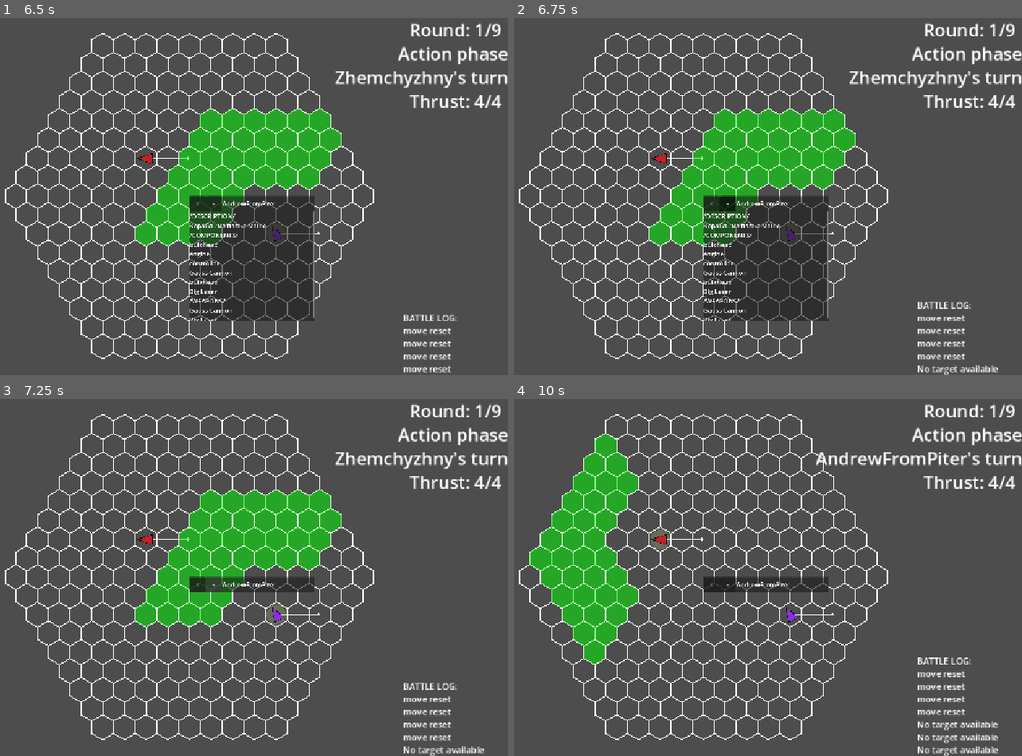
Above: before the commit, frames 1-4 (two rows, left to right).
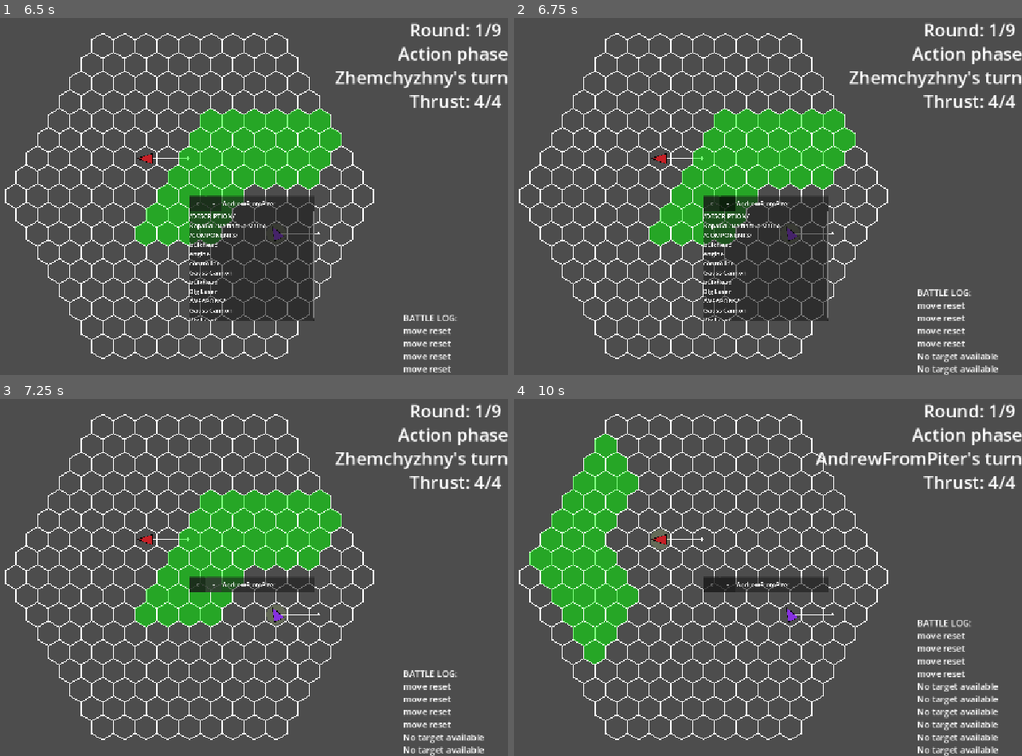
Above: after the commit, the same moments.

Repository: Idandot/Space-Arena
Game: Godot game, scene res://Base Class/Arena.tscn
Same seed, same stepped clock (60 frames per second), same inputs: the game is played once before the commit and once after it.
Inputs (mouse positions are in pixels of both pictures, inside the frame that each line leads up to):
- Up to frame 1 (6.5 s): tap Enter (end_turn) at 0.5, 5.1 s; drag from (254, 232) to (15, 196) at 0.52 s; click "--" at 1.25 s; click "X" at 2 s; tap Backspace (reset_move) every 0.75 s from 2.75 to 5 s; drag from (121, 157) to (15, 196) at 2.77 s; move the mouse to (254, 117) at 3.52 s; hold Right (turn_right) 3.53-4.25 s; tap Space (fire) at 3.6, 5.3 s; drag from (157, 267) to (25, 214) at 4.27 s; move the mouse to (381, 250) at 5.02 s; hold Left (turn_left) 5.03-5.75 s; drag from (outside the picture) to (60, 271) at 5.77 s
- Up to frame 2 (6.75 s): tap Backspace (reset_move) at 6.5 s; move the mouse to (737, 196) at 6.52 s; hold Down (brake) from 6.53 s (still down); tap Space (fire) at 6.6 s; click (737, 196) at 6.67 s
- Up to frame 3 (7.25 s): keep holding Down (brake)
- Up to frame 4 (10 s): release Down (brake) at 7.25 s; drag from (605, 488) to (564, 634) at 7.27 s; move the mouse to (844, 559) at 8.02 s; hold Up (accelerate) 8.03-8.75 s; tap Space (fire) at 8.1, 9.8 s; drag from (574, 595) to (595, 688) at 8.77 s; move the mouse to (768, 498) at 9.52 s; hold Down (brake) from 9.53 s (still down); tap Enter (end_turn) at 9.6 s

Frame 1 is identical in both runs. In frame 2, 0.5% of the frame differs, in the area x 79-96%, y 75-97%; in frame 3, 0.5%; in frame 4, 1.0%, in the area x 79-96%, y 61-90%.

Commit message:
0.1.6.20 Weapon Active

Diff:
--- a/Autoload Class/TurnManager.gd
+++ b/Autoload Class/TurnManager.gd
@@ -209,8 +209,4 @@
 func _on_actor_killed(killed_actor: Actor):
 	alive_actors = _starting_actors.filter(func(a): return a.is_alive())
 	if killed_actor == _current_actor:
-		match current_game_state:
-			Enums.game_states.MOVEMENT:
-				_start_movement_phase()
-			Enums.game_states.ACTION:
-				_start_action_phase()
+		_start_next_turn()
--- a/Modules/Weapon.gd
+++ b/Modules/Weapon.gd
@@ -10,16 +10,27 @@
 	"facing_offset": 1, #поворотов на 60 градусов по часовой
 }
 @export var hex_rigidbody: HexRigidbody
+var weapon_active: bool = true
 
 func _ready() -> void:
 	module_name = weapon_stats["name"]
+	TurnManager.phase_started.connect(_on_action_phase_started)
 
 func get_available_actions() -> Array[Action]:
 	return [
-		Action.new("weapon_fire", _fire, Enums.game_states.ACTION, "fire")
+		Action.new(weapon_stats["name"]+"_fire", _fire, Enums.game_states.ACTION, "fire")
 	]
 
+func _on_action_phase_started(phase: Enums.game_states):
+	if phase != Enums.game_states.ACTION:
+		return
+	weapon_active = true
+
 func _fire():
+	if !weapon_active:
+		GameEvents.log_request.emit(weapon_stats["name"]+" is already fired this turn")
+		return
+
 	var target: Actor = _find_target()
 	if target == null:
 		GameEvents.log_request.emit("No target available")
@@ -28,6 +39,7 @@
 		print("цель не может получить урон")
 		return
 	target.get_node("HealthComponent").take_damage(weapon_stats["damage"])
+	weapon_active = false
 
 func _find_target() -> Actor:
 	var alive_actors = TurnManager.alive_actors
